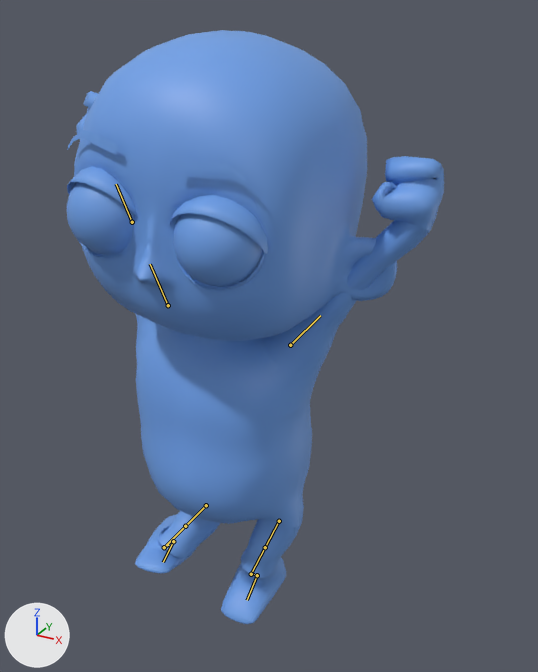
What one commit did to the FBX model UnCredibles_Project/Assets/_Project/Characters/PJ/SK_Shared_PJ.fbx.
The view is the same before and after, from a 50 mm lens placed at (1.59, -2.36, 2.57), pointed at (0.28, 0.02, 1.38). The axes (+X, +Y, +Z) are drawn at lower left. The lights are the same throughout. The older version comes first. Both versions are drawn at frame 6 of the action 'RunCarry'; the numbers are the values there. The bones that change are drawn over the model as lines.

Names of what the first picture shows: 'Cejas', 'Cuerpo_Brazos', 'Cuerpo_Cabeza', 'Cuerpo_Manos', 'Cuerpo_Muslos', 'Cuerpo_Orejas', 'Cuerpo_Pies', 'Cuerpo_Rodillas', 'Cuerpo_Tobillos', 'Cuerpo_Torso', 'Ojos', 'Parpado_Sup_L', 'Parpado_Sup_R' and 2 more.
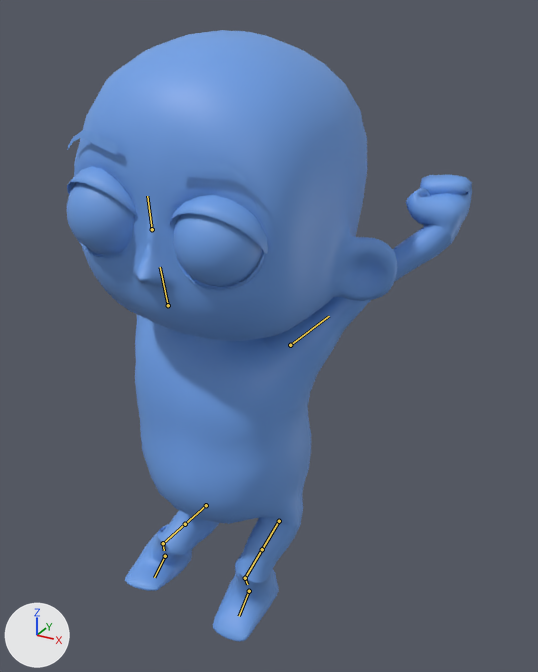
The change in detail:
Bone 'upper_arm.L' (bone_upper_arm_l) turns from (-18, 6, 34) to (-37, -18, 31) degrees about its own x, y and z.
Bone 'upper_arm.R' (bone_upper_arm_r) turns from (-19, -6, -34) to (-40, 16, -25) degrees about its own x, y and z.
Bone 'forearm.R' (bone_forearm_r) turns from (-13, 50, -10) to (-8, 49, -10) degrees about its own x, y and z.
Bone 'thigh.L' (bone_thigh_l) turns from (-30, 6, 23) to (-46, 5, 22) degrees about its own x, y and z.
Bone 'thigh.L' (bone_thigh_l) is rescaled from (1.02, 0.97, 1.02) to (1.0, 1.0, 1.0).
Bone 'thigh.L.001' (bone_thigh_l_001) turns from (0, -5, 0) to (0, 0, 0) degrees about its own x, y and z.
Bone 'shin.L' (bone_shin_l) turns from (58, -6, 1) to (65, -6, 2) degrees about its own x, y and z.
Bone 'shin.L' (bone_shin_l) is rescaled from (1.0, 0.96, 1.04) to (1.0, 1.0, 1.0).
Bone 'foot.L' (bone_foot_l) moves from (0.0, 0.002, -0.001) to (0.0, 0.0, 0.0).
Bone 'foot.L' (bone_foot_l) turns from (-34, 7, -21) to (-24, 8, -18) degrees about its own x, y and z.
Bone 'foot.L' (bone_foot_l) is rescaled from (0.97, 1.02, 1.01) to (0.98, 1.04, 0.98).
Bone 'thigh.R' (bone_thigh_r) turns from (-72, 12, 16) to (-84, 7, 19) degrees about its own x, y and z.
Bone 'thigh.R' (bone_thigh_r) is rescaled from (1.02, 0.96, 1.02) to (1.0, 1.0, 1.0).
Bone 'thigh.R.001' (bone_thigh_r_001) turns from (0, -11, 0) to (0, 0, 0) degrees about its own x, y and z.
Bone 'shin.R' (bone_shin_r) turns from (100, -19, 4) to (97, -21, 3) degrees about its own x, y and z.
Bone 'shin.R' (bone_shin_r) is rescaled from (1.0, 0.95, 1.06) to (1.0, 1.0, 1.0).
Bone 'foot.R' (bone_foot_r) moves from (0.0, -0.003, 0.002) to (0.0, 0.0, 0.0).
Bone 'foot.R' (bone_foot_r) turns from (-63, 0, -35) to (-44, 6, -30) degrees about its own x, y and z.
Bone 'foot.R' (bone_foot_r) is rescaled from (0.97, 1.04, 1.0) to (0.99, 1.02, 0.99).

What differs and where, as boxes (x1, y1, x2, y2) in the pictures (538 x 672 px):
'Cuerpo_Torso', posed: before (136, 322, 312, 529); after (135, 319, 311, 526)
'Cuerpo_Brazos', posed: before (136, 220, 435, 420); after (135, 224, 458, 421)
'Cuerpo_Manos', posed: before (76, 91, 444, 231); after (406, 175, 472, 238)
'Cuerpo_Pies', posed: before (135, 516, 286, 624); after (125, 532, 279, 642)
'Cuerpo_Muslos', posed: before (159, 507, 304, 578); after (157, 509, 303, 583)
'Cuerpo_Rodillas', posed (8% taller): before (161, 518, 280, 583); after (156, 524, 273, 594)
'Cuerpo_Tobillos', posed: before (158, 514, 283, 587); after (151, 535, 276, 600)
bone 'upper_arm.L', root to tip: before (290, 345) to (320, 315); after (290, 345) to (329, 316)
bone 'upper_arm.R', root to tip: before (168, 305) to (150, 264); after (168, 305) to (160, 267)
bone 'forearm.R', root to tip: before (132, 222) to (116, 184); after (152, 229) to (147, 196)
bone 'thigh.L', root to tip: before (279, 521) to (265, 547); after (279, 521) to (262, 549)
bone 'thigh.L.001', root to tip: before (265, 547) to (251, 574); after (262, 549) to (245, 578)
bone 'shin.L', root to tip: before (251, 574) to (254, 574); after (245, 578) to (247, 584)
bone 'foot.L', root to tip: before (257, 575) to (247, 600); after (249, 591) to (239, 616)
bone 'thigh.R', root to tip: before (206, 505) to (185, 526); after (206, 505) to (185, 524)
bone 'thigh.R.001', root to tip: before (185, 526) to (164, 547); after (185, 524) to (163, 543)
bone 'shin.R', root to tip: before (164, 547) to (168, 545); after (163, 543) to (164, 550)
bone 'foot.R', root to tip: before (173, 541) to (163, 562); after (165, 556) to (154, 577)
